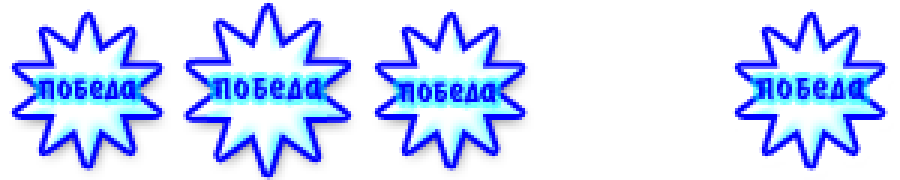
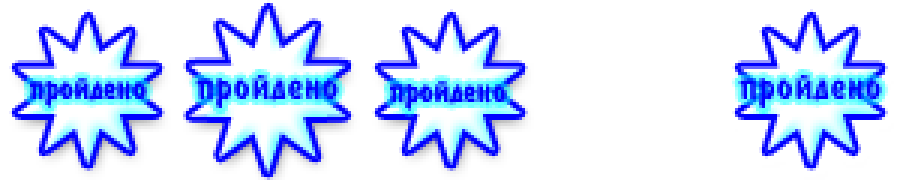
Revision of a layered w=900, h=180 image; what changed, layer by layer:
renamed "ïîáåäà" to "ïðîéäåíî", painted on it over [30, 78, 147, 108]
renamed "ïîáåäà" to "ïðîéäåíî", painted on it over [195, 75, 339, 108]
renamed "ïîáåäà copy" to "ïðîéäåíî", painted on it over [390, 81, 507, 111]
renamed "ïîáåäà copy 2" to "ïðîéäåíî", painted on it over [738, 75, 882, 108]
